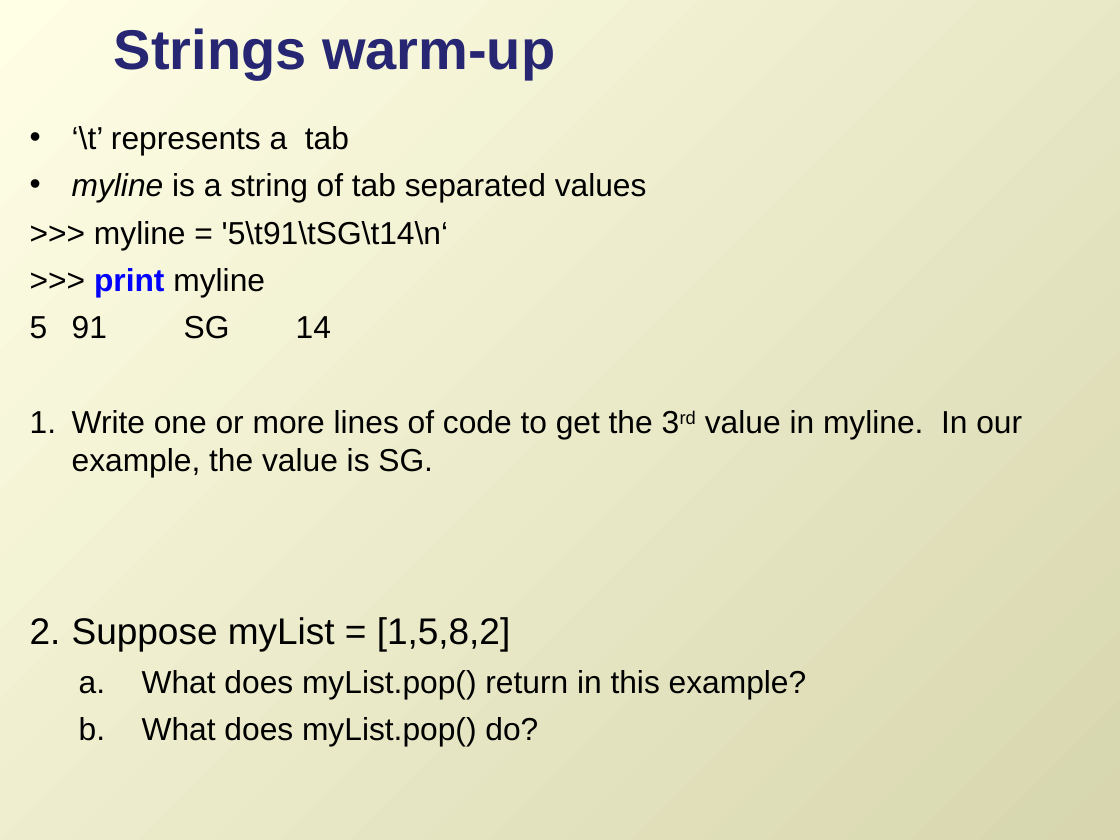
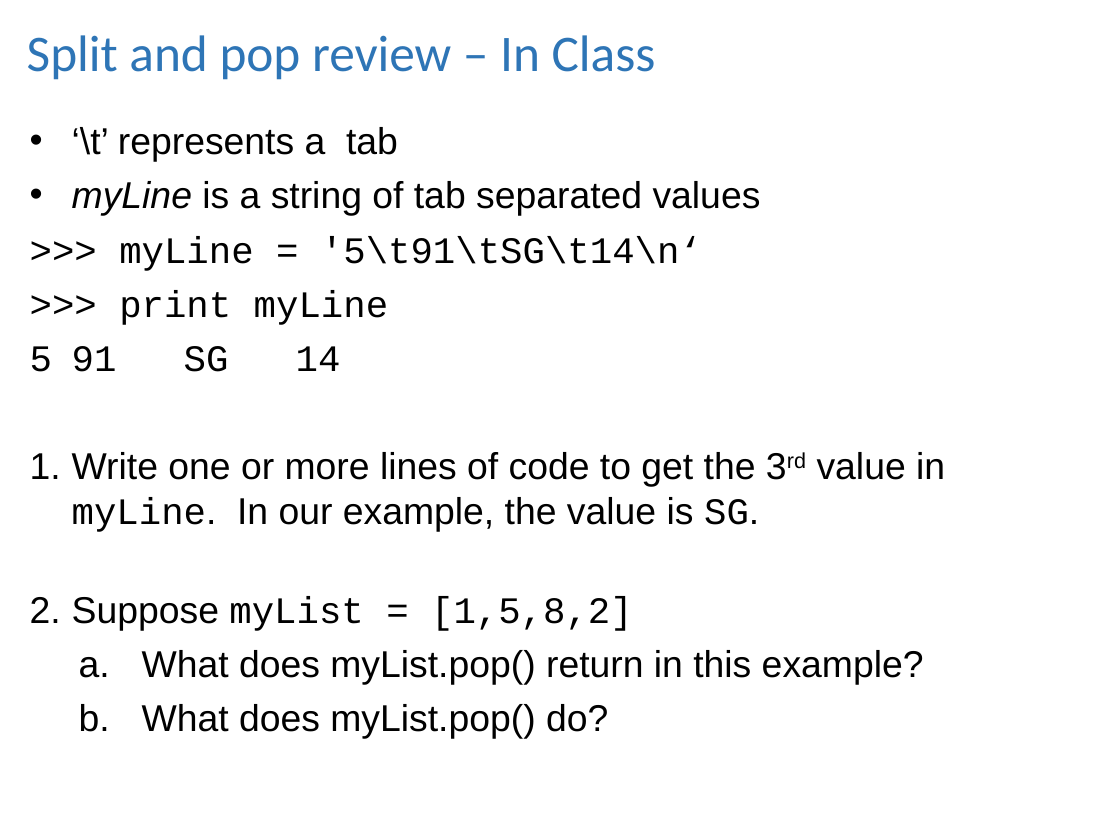
Before and after one commit to lgtateos/gis540, a slide deck: slide 29 of slides/fileIO.ppt (slide 3 before the commit). Drawn at 1120x840 pixels with LibreOffice and Linux fonts; fonts in the diff are those of the drawing. Boxes give left, top, right and bottom in pixels: in the first picture for what was removed or moved away, otherwise in the second. Text is boxed around its words. In the diff, an @@ line names an element or a change of style, - is before the commit and + after.

```diff
--- a/slides/fileIO.ppt
+++ b/slides/fileIO.ppt
@@ background gradient #FFFFE6 to #D7D6AE to #FFFFFF @@
@@ title removed at (114,28,555,78) @@
-Strings warm-up
@@ title added at (27,35,656,80), 33 pt, text #2E75B6 @@
+Split and pop review – In Class
@@ text at (30,127,924,739): size 20.4 to 24 pt in "‘\t’ represents a tab", "5 91 SG 14", "What does myList.pop() return in this example?", "What does myList.pop() do?"; font Arial to Courier New in "5 91 SG 14", "myList = [1,5,8,2]"; size 23.8 to 24 pt in "Suppose myList = [1,5,8,2]"; less space between paragraphs @@
@@ text at (72,181,761,325): text changed; size 20.4 to 24 pt; font Arial to Courier New @@
-• myline is a string of tab separated values
->>> myline = '5\t91\tSG\t14\n‘
->>> print myline
+• myLine is a string of tab separated values
+>>> myLine = '5\t91\tSG\t14\n‘
+>>> print myLine
@@ text at (72,452,945,532): text changed; size 20.4 to 24 pt @@
-1. Write one or more lines of code to get the 3rd value in myline. In our example, the value is SG.
+1. Write one or more lines of code to get the 3rd value in myLine. In our example, the value is SG.
```
Also in this commit, not shown: 23 other slides changed, 13 slides added, 3 slides removed.
